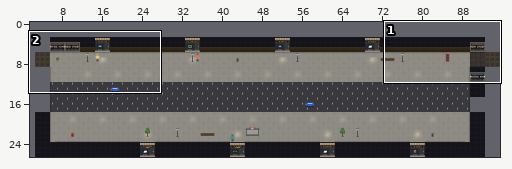
A Tiled map (JSON) gets an edit: maps/highstreet.tmj. Above: a wide view before the commit, with the close-up outlined.
Close-up. As it was:
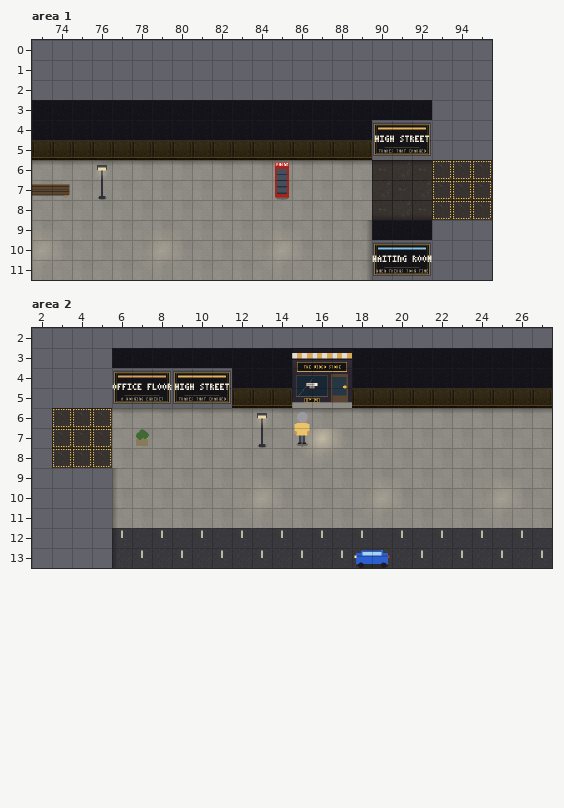
Cells are 32x32 px. Shown: area 1 x 73..95, y 0..11; area 2 x 2..27, y 2..13. The commit also changed other parts of the map, which this record leaves out.
After the commit:
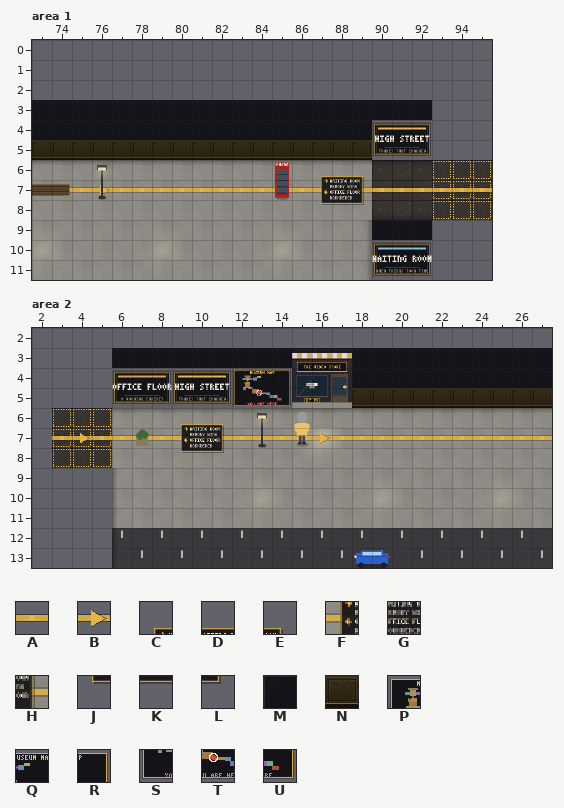
Key: from "Chunk 1": A 36, B 37, C 38, D 39, E 40, F 41, G 42, H 43, J 44, K 45, L 46; from "Chunk 2": M 2, N 3, P 122, Q 123, R 124, S 125, T 126, U 127.
_ is an empty cell.
Tiles replaced or removed in this view: M, N.
Tiles of an added or newly shown layer are drawn over the layers below it.
See-through tiles are keyed as they look on the map.
From old to new:
Changed rows in their new state; . is an unchanged cell.
Layer "wayfinding" (added), area 1:
first column x 74:
 7 AABAAAAAAAAAAABAAAAAAA
Layer "signage" (added), area 1:
first column x 87:
 6 CDE
 7 FGH
 8 JKL
Layer "wayfinding" (added), area 2:
first column x 3:
 7 ABAAAAAAAAAAABAAAAAAAAAAA
Layer "signage" (added), area 2:
first column x 9:
 6 CDE
 7 FGH
 8 JKL
Layer "walls", area 2:
first column x 12:
 4 PQR
 5 STU
Boxes around the changes in both close-ups, in picture pixels (x1, y1, x2, y2):
added: (69, 176, 492, 205)
changed: (52, 368, 552, 453)
